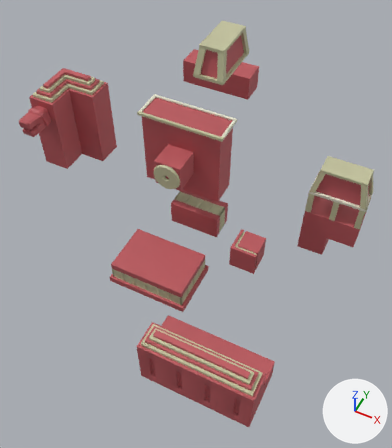
An edit to the FBX model Assets/Game Assets/IMPORTS/Levels/The_teaser/env.fbx, drawn before and after from the same camera.
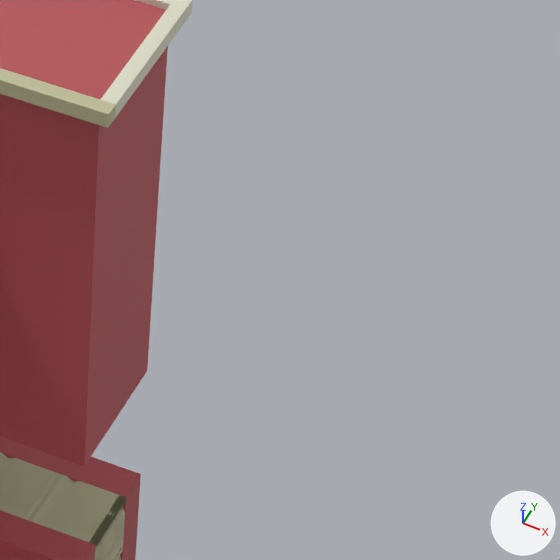
The first picture shows the older version from a camera (50 mm lens) standing at (85.1, -118.2, 163.6) and looking at (26.6, -1.2, 17.4). The close-ups show both versions on the part from 52% to 77% of the width and 27% to 49% of the height of that picture; other places that the commit changed are outside them. The axes (+X, +Y, +Z) are drawn at lower right. The lights are the same throughout. Where no turn or scale is listed for an object, it has been applied to the vertices.

The first close-up shows 'env'.
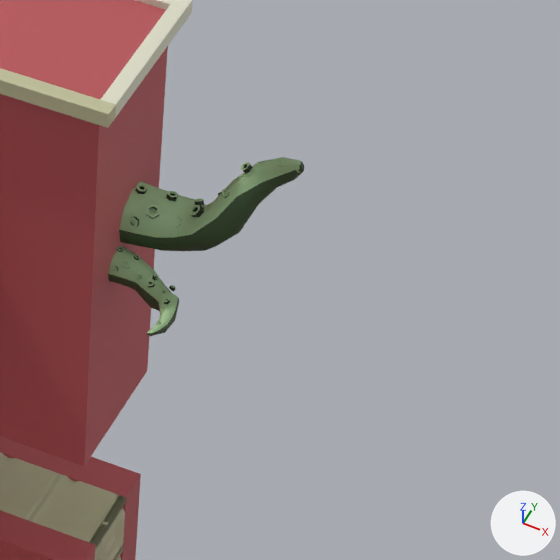
Where the newer file only moved an object's origin or applied its transform, the numbers keep the older frame.

Pixel boxes [x1, y1, x2, y2] of what changed, in the close-ups (560 x 560 px):
'octo_arms', added (green): after [108, 157, 304, 336]

What the commit changed:
Picture 'octo_arm_texture.png' (img_octo_arm_texture_png) is new.
Material 'Octo_arm_merged:phong2' (mat_octo_arm_merged_phong2) is new.
Its texture is img_octo_arm_texture_png.
Its roughness is 0.553.
Mesh me_mesh_1 is new.
It has 1460 vertices, 1816 faces and spans x -50.6..50.6, y -36.2..36.2, z -28.6..28.6.
It uses material mat_octo_arm_merged_phong2 (picture img_octo_arm_texture_png).
Object 'octo_arms' (ob_octo_arms) is new; it shows me_mesh_1.
Its location is (-10.25, -17.31, 15.4).
